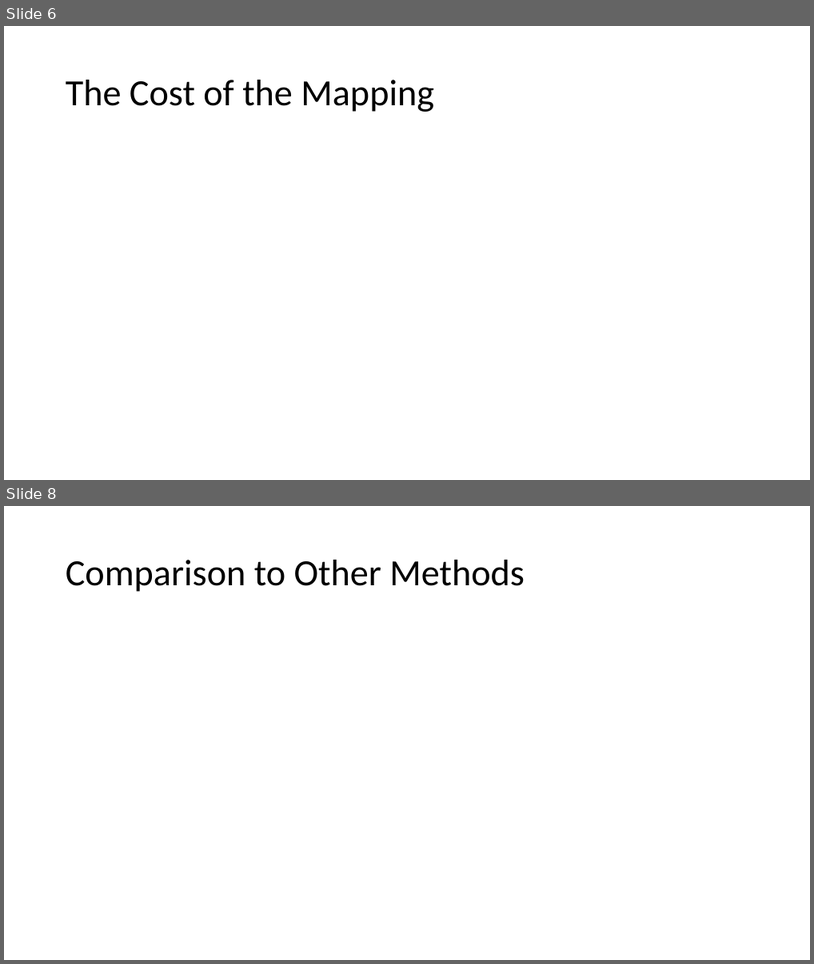
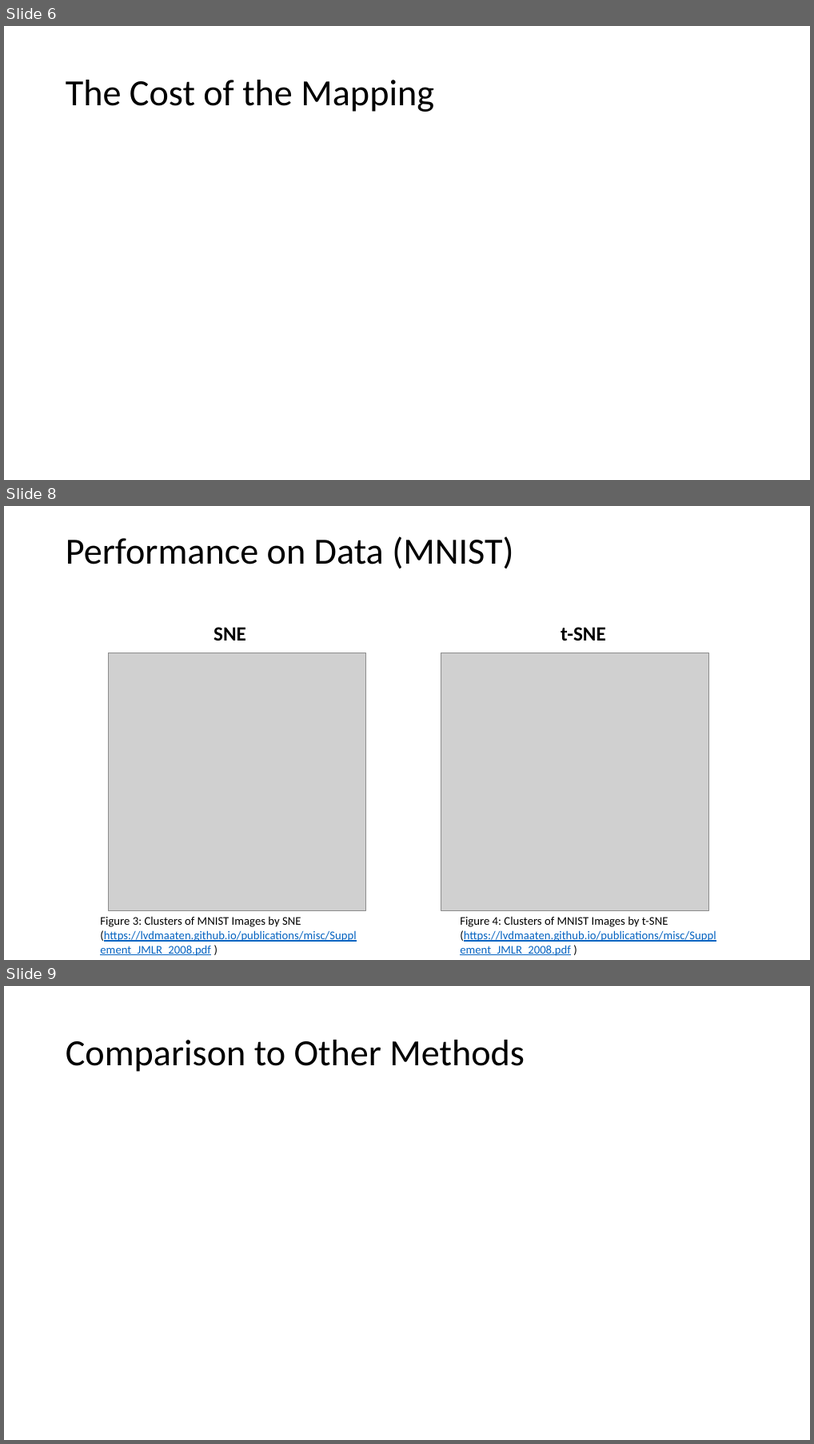
Before and after one commit to nbv3/math465_tsne, a slide deck: math465_tsne.pptx. Shown one above the other, each under a label of ours: slides 6 and 8 before the commit, slides 6, 8 and 9 after it; the slides between them are not shown. The pictures are 814x964 and 814x1444 pixels, drawn with LibreOffice and Linux fonts; fonts in the diff are those of the drawing; grey boxes stand for pictures. Boxes give left, top, right and bottom in pixels: in the first picture for what was removed or moved away, otherwise in the second. Text is boxed around its words. In the diff, an @@ line names an element or a change of style, - is before the commit and + after.

```diff
--- a/math465_tsne.pptx
+++ b/math465_tsne.pptx
@@ slide 8 added at [4, 506, 810, 960], background #FFFFFF @@
@@ title added at [66, 536, 514, 568], 44 pt, text #000000 @@
+Performance on Data (MNIST)
@@ text added at [214, 627, 246, 640], 24 pt, text #000000, bold @@
+SNE
@@ text added at [561, 627, 606, 641], 24 pt, text #000000, bold @@
+t-SNE
@@ picture added at [108, 653, 366, 911] @@
@@ picture added at [442, 653, 710, 911] @@
@@ text added at [100, 916, 356, 956], 14 pt, text #0563C1, underline @@
+Figure 3: Clusters of MNIST Images by SNE (https://lvdmaaten.github.io/publications/misc/Supplement_JMLR_2008.pdf )
@@ text added at [460, 916, 716, 956], 14 pt, text #0563C1, underline @@
+Figure 4: Clusters of MNIST Images by t-SNE (https://lvdmaaten.github.io/publications/misc/Supplement_JMLR_2008.pdf )
@@ what was slide 8 is now slide 9 @@
```
Also in this commit, not shown: 3 other slides added, 1 slide removed, 4 other files.
